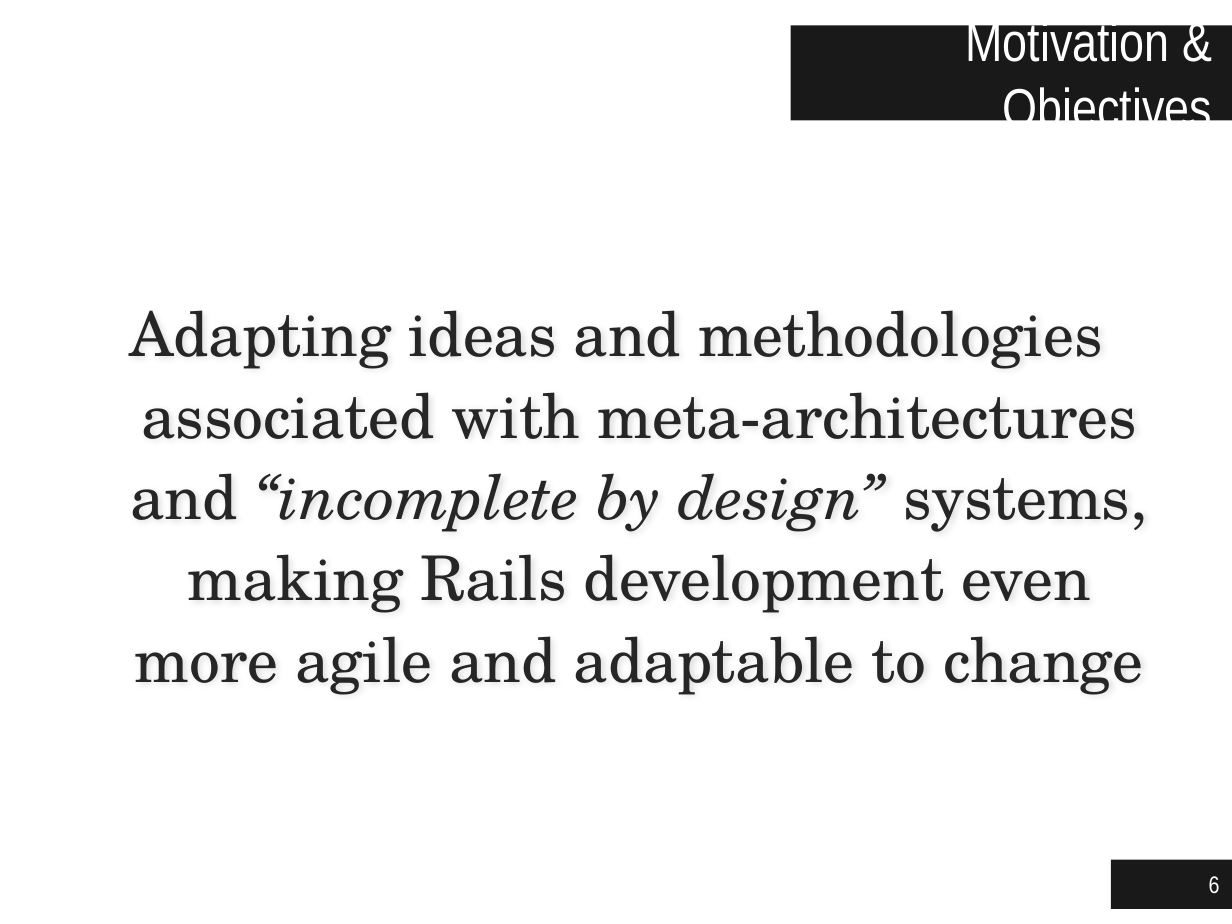
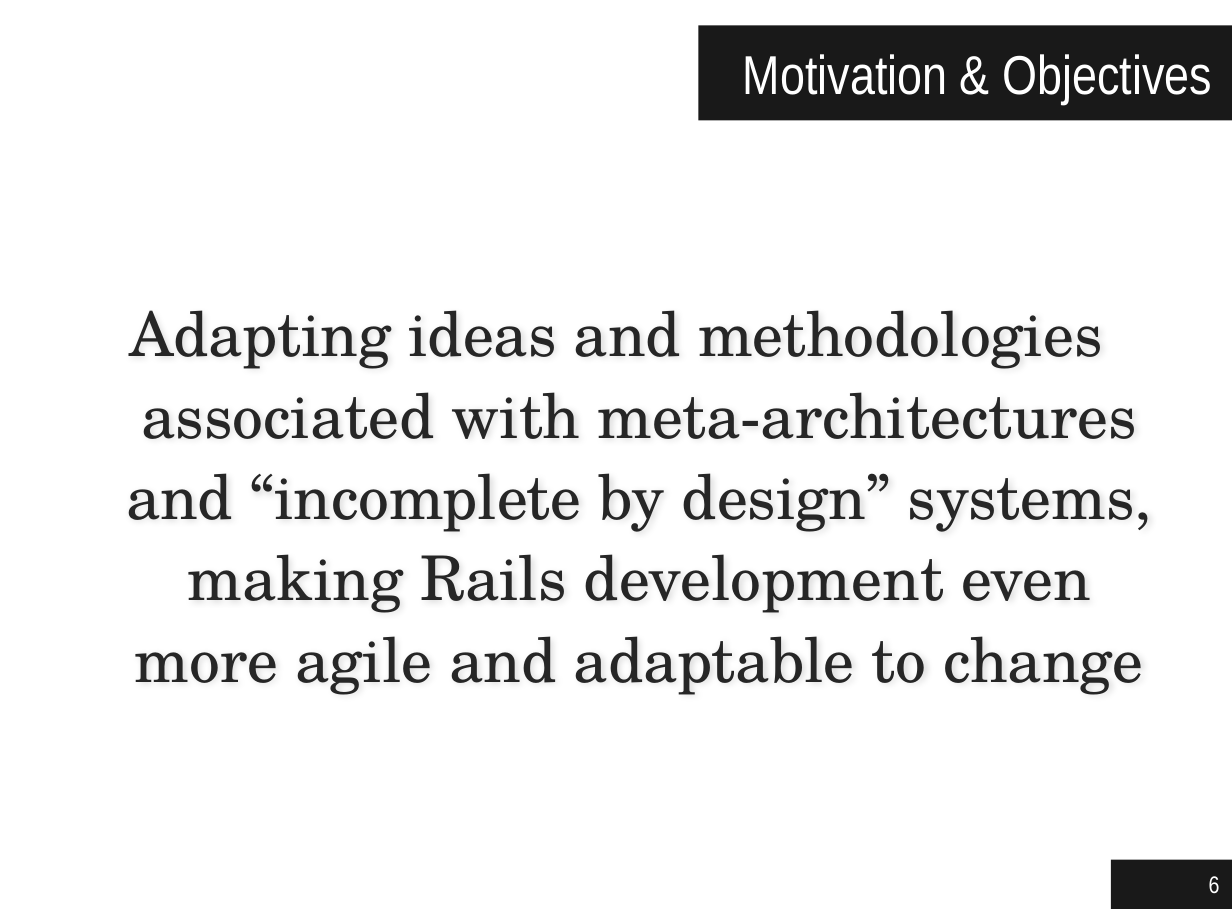
Before and after one commit to jgradim/thesis, a slide deck: slide 6 of presentations/jgradim-presentation.pptx. Drawn at 1232x924 pixels with LibreOffice and Linux fonts; fonts in the diff are those of the drawing. Boxes give left, top, right and bottom in pixels: in the first picture for what was removed or moved away, otherwise in the second. Text is boxed around its words. In the diff, an @@ line names an element or a change of style, - is before the commit and + after.

```diff
--- a/presentations/jgradim-presentation.pptx
+++ b/presentations/jgradim-presentation.pptx
@@ title "Motivation & Objectives": place and size @@
-title "Motivation & Objectives" at bbox=[791, 26, 1232, 121]
+title "Motivation & Objectives" at bbox=[699, 26, 1232, 121]
@@ text "Adapting ideas and methodologies associated ..." at bbox=[126, 310, 1152, 695]: italic off in "“incomplete by design”" @@
```
Also in this commit, not shown: 22 other slides changed, 7 slides added, 2 slides removed.
